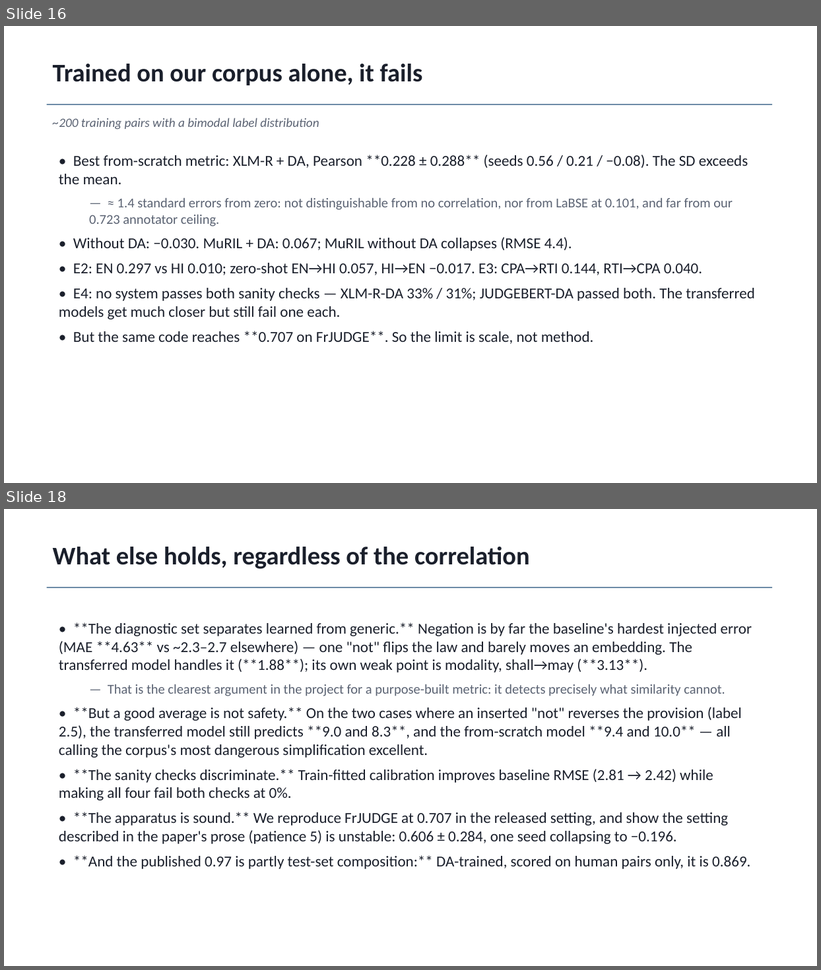
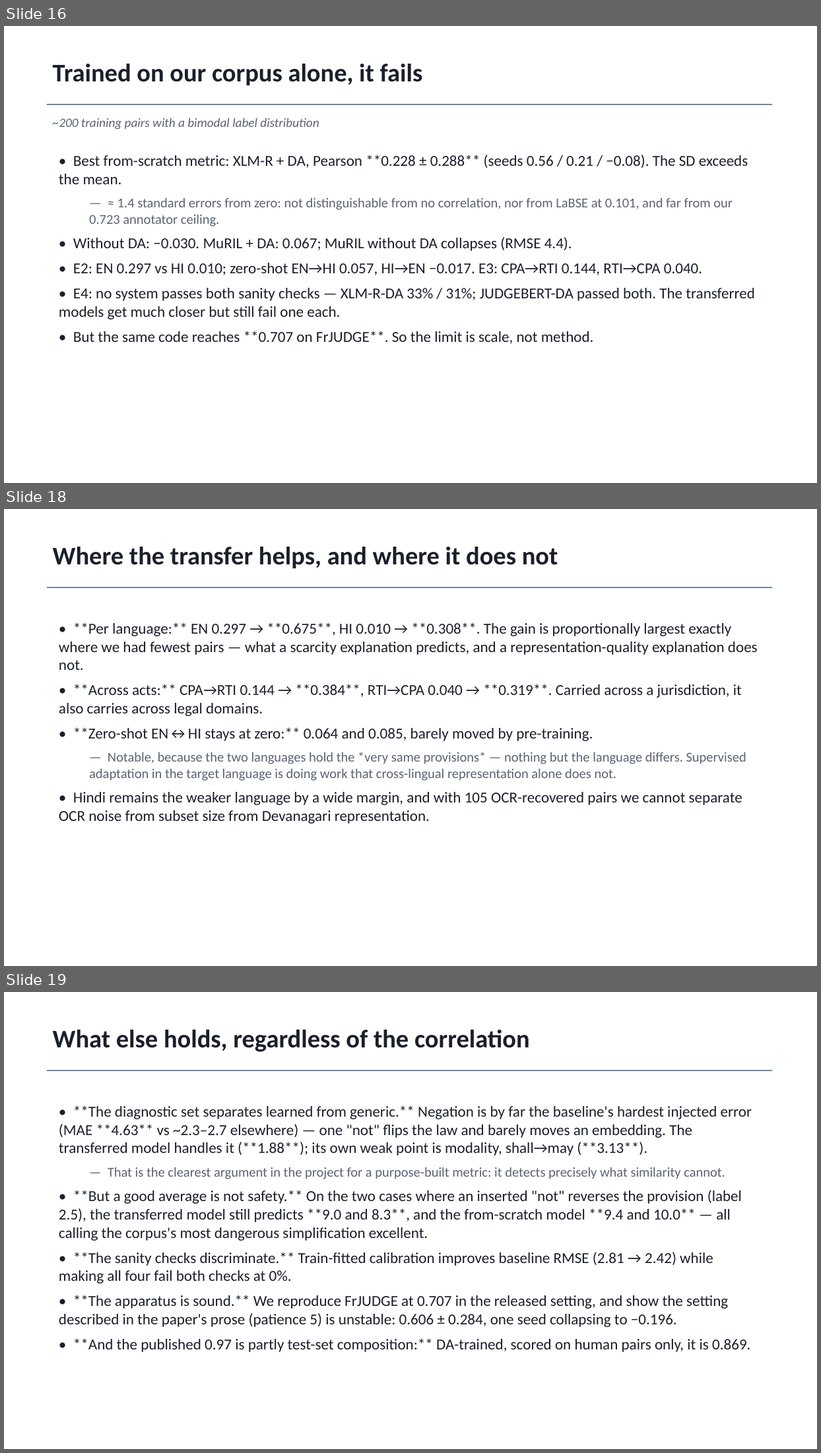
Before and after one commit to atharv-0509/legal-meaning-preservation-hi-en, a slide deck: paper/out/LMP_slides.pptx. Shown one above the other, each under a label of ours: slides 16 and 18 before the commit, slides 16, 18 and 19 after it; the slides between them are not shown. The pictures are 821x970 and 821x1453 pixels, drawn with LibreOffice and Linux fonts; fonts in the diff are those of the drawing. Boxes give left, top, right and bottom in pixels: in the first picture for what was removed or moved away, otherwise in the second. Text is boxed around its words. In the diff, an @@ line names an element or a change of style, - is before the commit and + after.

```diff
--- a/paper/out/LMP_slides.pptx
+++ b/paper/out/LMP_slides.pptx
@@ slide 18 added at <box>4,509,817,966</box>, background #FFFFFF @@
@@ text added at <box>53,547,558,568</box>, 30 pt, text #1A1F2B, bold @@
+Where the transfer helps, and where it does not
@@ rectangle added at <box>47,587,773,588</box>, fill #1F4E79 @@
@@ text added at <box>59,623,758,824</box>, 18 pt, text #1A1F2B @@
+• **Per language:** EN 0.297 → **0.675**, HI 0.010 → **0.308**. The gain is proportionally largest exactly where we had fewest pairs — what a scarcity explanation predicts, and a representation-quality explanation does not.
+• **Across acts:** CPA→RTI 0.144 → **0.384**, RTI→CPA 0.040 → **0.319**. Carried across a jurisdiction, it also carries across legal domains.
+• **Zero-shot EN↔HI stays at zero:** 0.064 and 0.085, barely moved by pre-training.
+  — Notable, because the two languages hold the *very same provisions* — nothing but the language differs. Supervised adaptation in the target language is doing work that cross-lingual representation alone does not.
+• Hindi remains the weaker language by a wide margin, and with 105 OCR-recovered pairs we cannot separate OCR noise from subset size from Devanagari representation.
@@ what was slide 18 is now slide 19 @@
```
Also in this commit, not shown: 3 slides changed, 3 other files.
